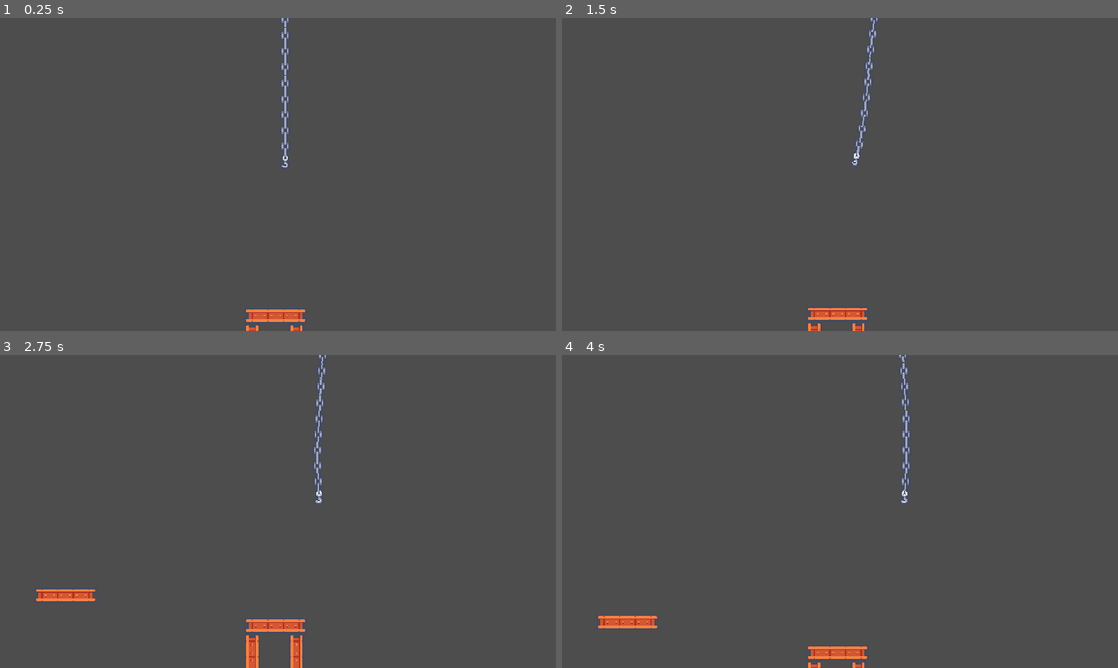
Above: before the commit, frames 1-4 (two rows, left to right).
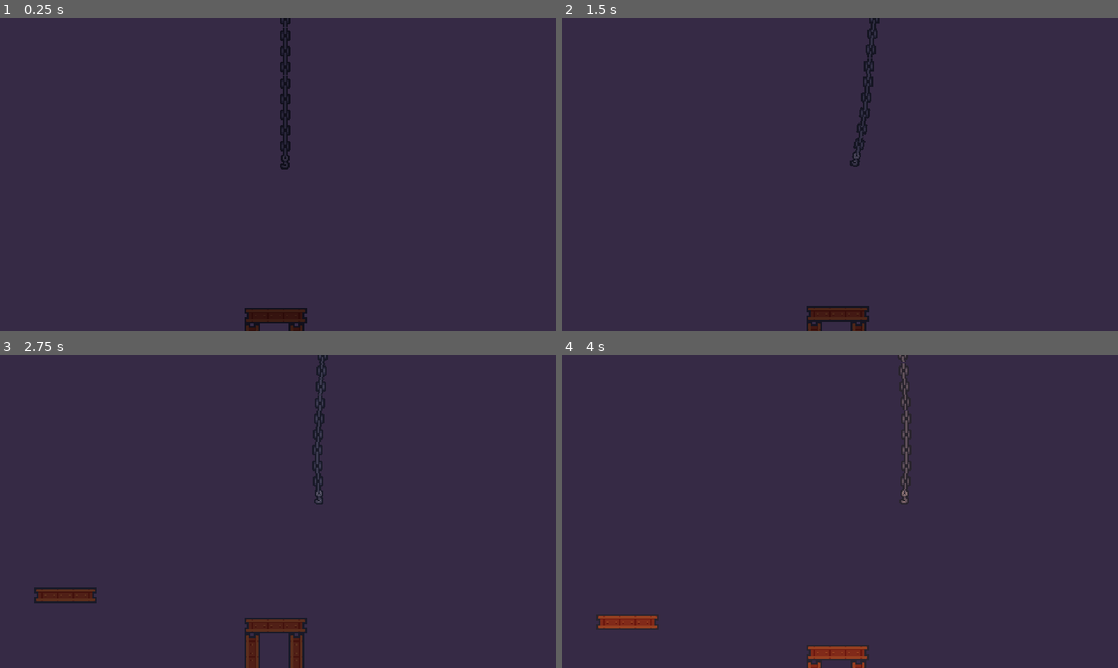
Above: after the commit, the same moments.

Repository: HeadPanda/tower-crane
Game: Godot game, scene res://scenes/main_scenes/level.tscn
Two runs of this game, one before a commit and one after it. Both use one fixed random seed, a clock stepped at 60 frames per second and the inputs below. Sound files missing from this copy of the repository are replaced by a short silence.
Inputs:
- Up to frame 1 (0.25 s): no input
- Up to frame 2 (1.5 s): tap Enter at 0.5 s; hold D (move_right) 0.53-1.28 s; tap Space (attach) at 0.6, 1.35 s; hold Ctrl (move_down) from 1.28 s (still down)
- Up to frame 3 (2.75 s): release Ctrl (move_down) at 2.03 s; hold D (move_right) from 2.03 s (still down); tap Space (attach) at 2.1 s
- Up to frame 4 (4 s): release D (move_right) at 2.78 s; hold Shift (move_up) 2.78-3.53 s; tap Space (attach) at 2.85, 3.6 s; hold A (move_left) from 3.53 s (still down)

The runs differ from the first frame. In frame 1, 100% of the frame differs, in the area x 0-100%, y 0-100%; in frame 2, 100%; in frame 3, 100%; in frame 4, 100%.

Commit message:
Add basic ambience manager, day/night

Diff:
--- a/project.godot
+++ b/project.godot
@@ -91,4 +91,5 @@
 textures/canvas_textures/default_texture_filter=0
 renderer/rendering_method="gl_compatibility"
 renderer/rendering_method.mobile="gl_compatibility"
+environment/defaults/default_clear_color=Color(0.211121, 0.166406, 0.270901, 1)
 2d/snap/snap_2d_transforms_to_pixel=true
--- a/scenes/ambience/ambience_manager.gd
+++ b/scenes/ambience/ambience_manager.gd
@@ -1,5 +1,89 @@
 extends Node2D
 
+signal time_tick(time: float)
+signal day
+signal night
+
+enum Time_States {
+	DAY,
+	NIGHT
+}
+
+@export_group("Audio")
 @export var ambient_tracks_day : Array[AudioStream]
 @export var ambient_tracks_night : Array[AudioStream]
-@export var independent_random_ambient_tracks : Array[AudioStream]
+@export var ambient_volume: float = 0.0
+
+@export_group("Day Night Cycle")
+@export var day_night_gradient: Gradient
+@export var day_length_minutes := 0.5
+@export var day_start := 0.2
+@export var day_end := 0.75
+
+var current_time_state: Time_States
+var time := 0.0 # 0-1, where 0.0 = midnight, 0.5 = noon, 1.0 = next midnight
+var current_track: AudioStream = null
+
+@onready var ambient_player: AudioStreamPlayer = $AmbientPlayer
+@onready var day_modulator: CanvasModulate = $CanvasModulate
+
+
+func _process(delta: float) -> void:
+	var day_speed = delta / (day_length_minutes * 60.0)
+	time = fmod(time + day_speed, 1.0)
+
+	time_tick.emit(time)
+
+	if time >= 0.2 and time <= 0.75:
+		if current_time_state != Time_States.DAY:
+			current_time_state = Time_States.DAY
+			day.emit()
+	elif current_time_state != Time_States.NIGHT:
+		current_time_state = Time_States.NIGHT
+		night.emit()
+
+	update_daylight()
+
+
+func update_daylight() -> void:
+	var light_color = day_night_gradient.sample(time)
+	day_modulator.color = light_color
+
+
+func play_ambience() -> void:
+	if not ambient_player.playing:
+		var is_day = current_time_state == Time_States.DAY
+		var track_list = ambient_tracks_day if is_day else ambient_tracks_night
+
+		if track_list.size() > 0:
+			var new_track = track_list.pick_random()
+			if new_track != current_track:
+				current_track = new_track
+				ambient_player.stream = current_track
+				fade_in_audio(ambient_player, -80.0, ambient_volume, 5.0)
+
+
+func fade_in_audio(audio_player: AudioStreamPlayer, start_vol: float = -5.0, end_vol: float = 0, time: float = 5.0) -> void:
+	var tween = get_tree().create_tween()
+	audio_player.volume_db = start_vol
+	audio_player.play()
+	tween.tween_property(audio_player, "volume_db", end_vol, time)
+
+
+func fade_out_audio(audio_player: AudioStreamPlayer, end_vol: float = -50.0, time: float = 5.0, callback = null) -> void:
+	if audio_player.playing:
+		var tween = get_tree().create_tween()
+		tween.tween_property(audio_player, "volume_db", end_vol, time)
+		tween.tween_callback(audio_player.stop)
+		if callback != null and callback is Callable:
+			tween.tween_callback(callback)
+	elif callback is Callable:
+		callback.call()
+
+
+func _on_day() -> void:
+	fade_out_audio(ambient_player, -80.0, 5.0, play_ambience)
+
+
+func _on_night() -> void:
+	fade_out_audio(ambient_player, -80.0, 5.0, play_ambience)
--- a/scenes/ambience/ambience_manager.tscn
+++ b/scenes/ambience/ambience_manager.tscn
@@ -5,14 +5,24 @@
 [ext_resource type="AudioStream" uid="uid://cxdh6p0ltlf51" path="res://assets/audio/ambience/cavewind-ambience-271124.mp3" id="3_jb7kt"]
 [ext_resource type="AudioStream" uid="uid://c2u73056xd1ij" path="res://assets/audio/ambience/wind-ambience-14720.mp3" id="4_137pv"]
 [ext_resource type="AudioStream" uid="uid://cs38j84vcpp5" path="res://assets/audio/ambience/night-ambience-17064.mp3" id="5_137pv"]
-[ext_resource type="AudioStream" uid="uid://dxg34lvans33" path="res://assets/audio/ambience/clock-ticking-ambience-202980.mp3" id="6_xb7vj"]
+
+[sub_resource type="Gradient" id="Gradient_jb7kt"]
+offsets = PackedFloat32Array(0, 0.103896, 0.207792, 0.316017, 0.593074, 1)
+colors = PackedColorArray(0.0911364, 0.0626968, 0.143656, 1, 0.249321, 0.227849, 0.299873, 1, 1, 0.627806, 0.427213, 1, 0.999722, 0.871568, 0.655459, 1, 1, 0.991615, 0.963311, 1, 0.100472, 0.0755375, 0.237756, 1)
 
 [node name="AmbienceManager" type="Node2D"]
 script = ExtResource("1_nhkmr")
 ambient_tracks_day = Array[AudioStream]([ExtResource("2_o2l6l"), ExtResource("3_jb7kt"), ExtResource("4_137pv")])
 ambient_tracks_night = Array[AudioStream]([ExtResource("5_137pv")])
-independent_random_ambient_tracks = Array[AudioStream]([ExtResource("6_xb7vj")])
+day_night_gradient = SubResource("Gradient_jb7kt")
 
-[node name="Audio" type="Node2D" parent="."]
+[node name="AmbientPlayer" type="AudioStreamPlayer" parent="."]
 
-[node name="AmbientSound" type="AudioStreamPlayer" parent="Audio"]
+[node name="CanvasModulate" type="CanvasModulate" parent="."]
+
+[node name="DirectionalLight2D" type="DirectionalLight2D" parent="."]
+color = Color(1, 0.9945, 0.97, 0.592157)
+energy = 0.25
+
+[connection signal="day" from="." to="." method="_on_day"]
+[connection signal="night" from="." to="." method="_on_night"]
--- a/scenes/main_scenes/level.tscn
+++ b/scenes/main_scenes/level.tscn
@@ -1,11 +1,14 @@
-[gd_scene load_steps=5 format=4 uid="uid://bme2vha657mry"]
+[gd_scene load_steps=6 format=4 uid="uid://bme2vha657mry"]
 
 [ext_resource type="TileSet" uid="uid://b4dyg6xs3awni" path="res://resources/tilesets/level_tileset.tres" id="1_k2ry8"]
+[ext_resource type="PackedScene" uid="uid://cp1mkyswu7kie" path="res://scenes/ambience/ambience_manager.tscn" id="1_o3fsm"]
 [ext_resource type="PackedScene" uid="uid://6dkng1ng3h57" path="res://scenes/crane/crane.tscn" id="2_t0hj8"]
 [ext_resource type="PackedScene" uid="uid://1unhserf3qh8" path="res://scenes/blocks/metal_block_straight.tscn" id="3_t0hj8"]
 [ext_resource type="PackedScene" uid="uid://smsai3kmcuqh" path="res://scenes/blocks/block_spawner.tscn" id="4_vjt8f"]
 
 [node name="Level" type="Node2D"]
+
+[node name="AmbienceManager" parent="." instance=ExtResource("1_o3fsm")]
 
 [node name="Background" type="Node2D" parent="."]
 
